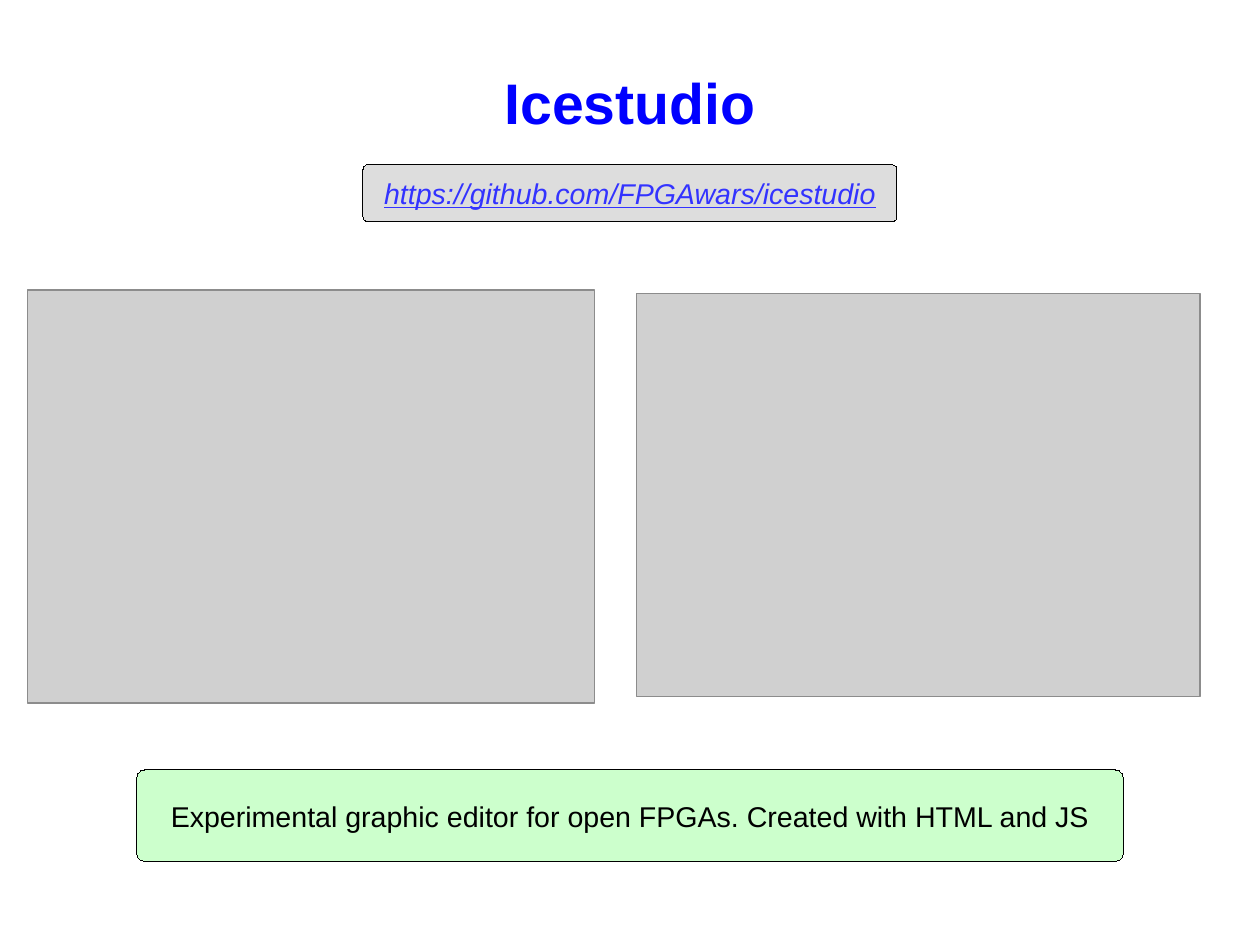
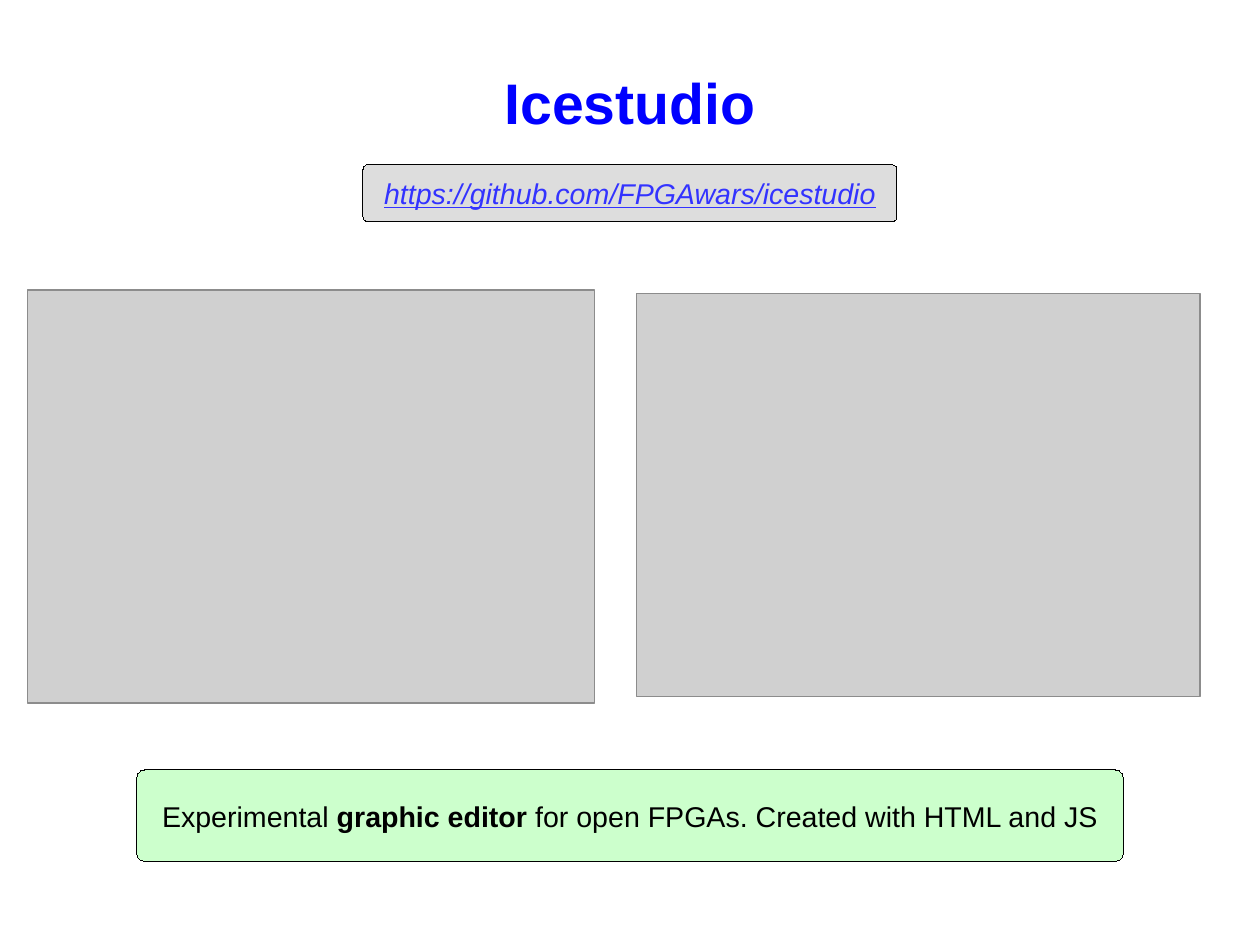
Before and after one commit to FPGAwars/workshops, a slide deck: slide 9 of 2016-11-05-OSHWDem16/presentation/slides.odp. Drawn at 1260x945 pixels with LibreOffice and Linux fonts; fonts in the diff are those of the drawing; grey boxes stand for pictures. Boxes give left, top, right and bottom in pixels: in the first picture for what was removed or moved away, otherwise in the second. Text is boxed around its words. In the diff, an @@ line names an element or a change of style, - is before the commit and + after.

```diff
--- a/2016-11-05-OSHWDem16/presentation/slides.odp
+++ b/2016-11-05-OSHWDem16/presentation/slides.odp
@@ rounded rectangle "Experimental graphic editor for open ..." at (137,771,1124,862): bold on in "graphic editor" @@
```
Also in this commit, not shown: 14 other slides changed, 1 slide added, 1 other file.
